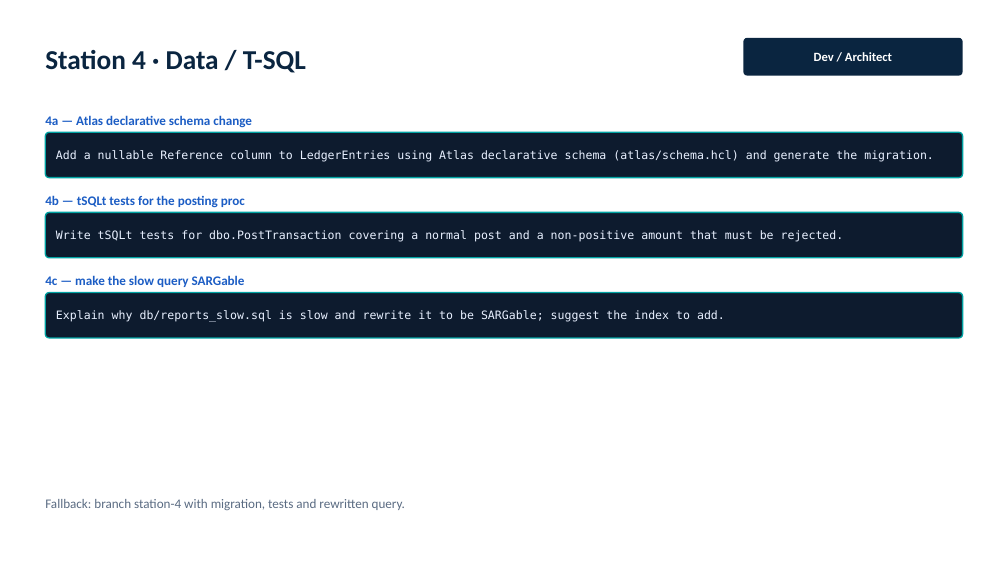
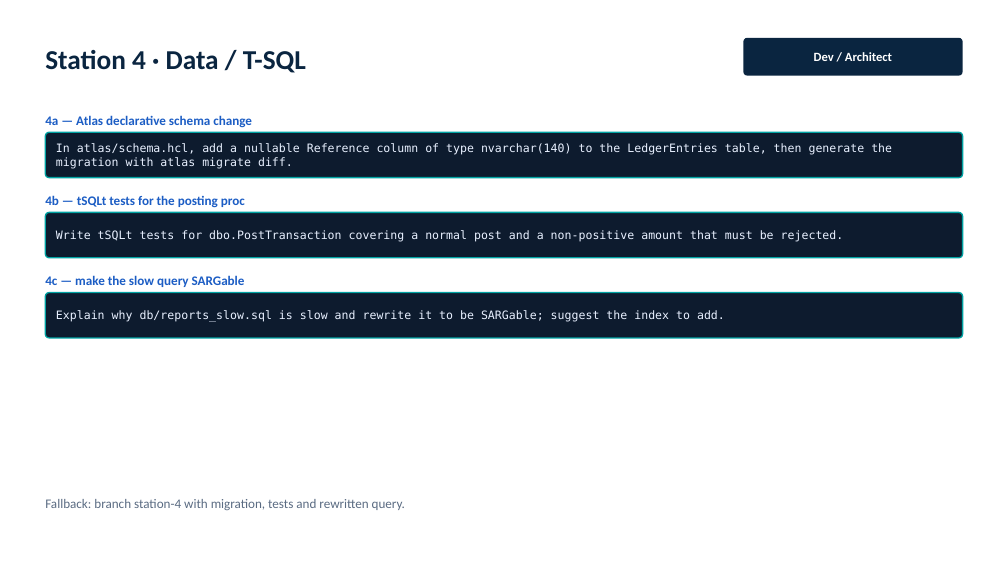
Before and after one commit to amilos/agentic-coding-101, a slide deck: slide 21 of slides/agentic-coding-101.pptx. Drawn at 1008x567 pixels with LibreOffice and Linux fonts; fonts in the diff are those of the drawing. Boxes give left, top, right and bottom in pixels: in the first picture for what was removed or moved away, otherwise in the second. Text is boxed around its words. In the diff, an @@ line names an element or a change of style, - is before the commit and + after.

```diff
--- a/slides/agentic-coding-101.pptx
+++ b/slides/agentic-coding-101.pptx
@@ text at (56, 143, 892, 169): text changed @@
-Add a nullable Reference column to LedgerEntries using Atlas declarative schema (atlas/schema.hcl) and generate the migration.
+In atlas/schema.hcl, add a nullable Reference column of type nvarchar(140) to the LedgerEntries table, then generate the migration with atlas migrate diff.
```
Also in this commit, not shown: 8 other slides changed, 15 other files.
